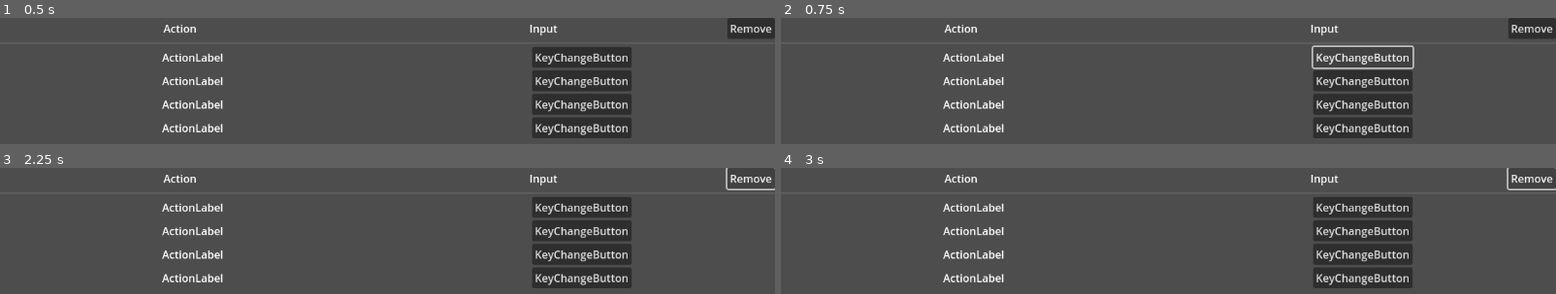
Above: before the commit, frames 1-4 (two rows, left to right).
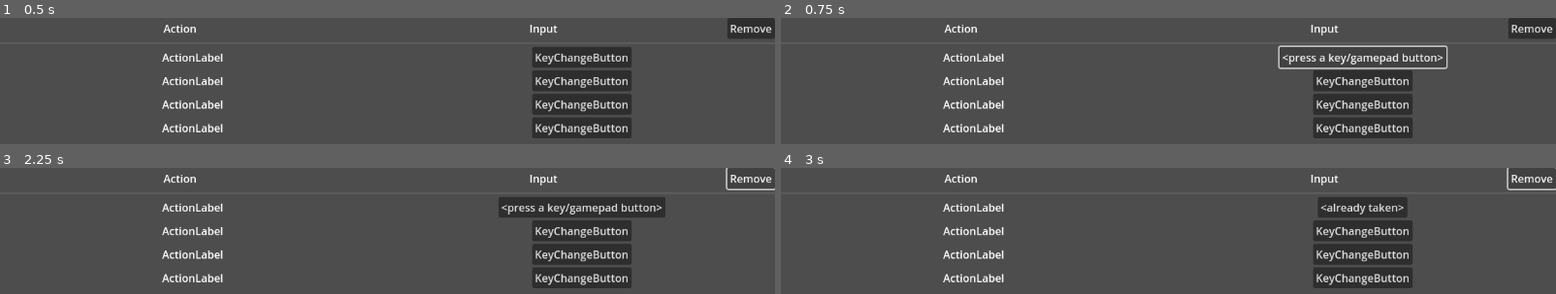
Above: after the commit, the same moments.

Repository: carcinizer/slavic-2025
Game: Godot game, scene res://scenes/player_controls_settings.tscn
Two runs of this game, one before a commit and one after it. Both use one fixed random seed, a clock stepped at 60 frames per second and the inputs below. This scene is started directly instead of the project's main scene.
Inputs (mouse positions are in pixels of both pictures, inside the frame that each line leads up to):
- Up to frame 1 (0.5 s): no input
- Up to frame 2 (0.75 s): click "KeyChangeButton" at 0.5 s
- Up to frame 3 (2.25 s): click (581, 207) at 1.25 s, where only the run after the commit has a clickable "<press a key/gamepad button>"; click "Remove" at 2 s
- Up to frame 4 (3 s): tap Enter at 2.75 s; hold Right (right1) from 2.78 s (still down); tap S (down2) at 2.85 s

Frame 1 is identical in both runs. In frame 2, 1.2% of the frame differs, in the area x 64-87%, y 21-41%; in frame 3, 1.8%, in the area x 64-86%, y 23-40%; in frame 4, 0.7%.

Commit message:
Fancy and useful keybindings UX

Diff:
--- a/src/ui/keybinding.gd
+++ b/src/ui/keybinding.gd
@@ -21,11 +21,15 @@
 
 
 func update_value():
+	$KeyChangeButton.text = "<press a key/gamepad button>"
 	var key = await any_action_pressed
 	if key is InputEventKey and key.keycode == KEY_ESCAPE:
+		$KeyChangeButton.text = "<cancelled>"
+		get_tree().create_timer(1.5).timeout.connect(update_button_text)
 		return
 	if GLOB.settings.is_keybinding_taken(key):
-		print("Keybinding already taken")
+		$KeyChangeButton.text = "<already taken>"
+		get_tree().create_timer(1.5).timeout.connect(update_button_text)
 		return
 	GLOB.settings.player_settings[player].set(player_settings_field, key)
 	BUS.players_changed.emit()
